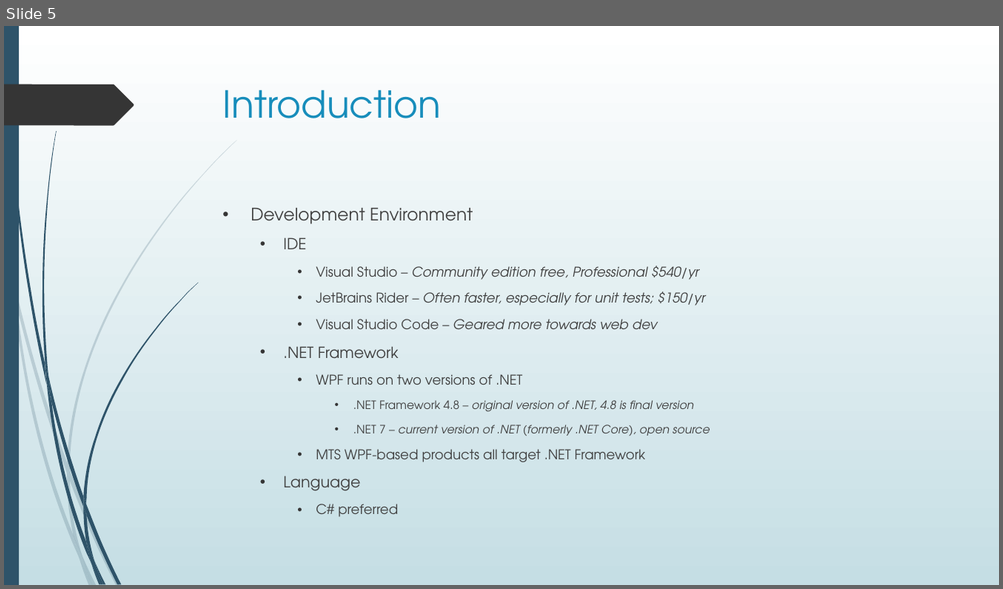
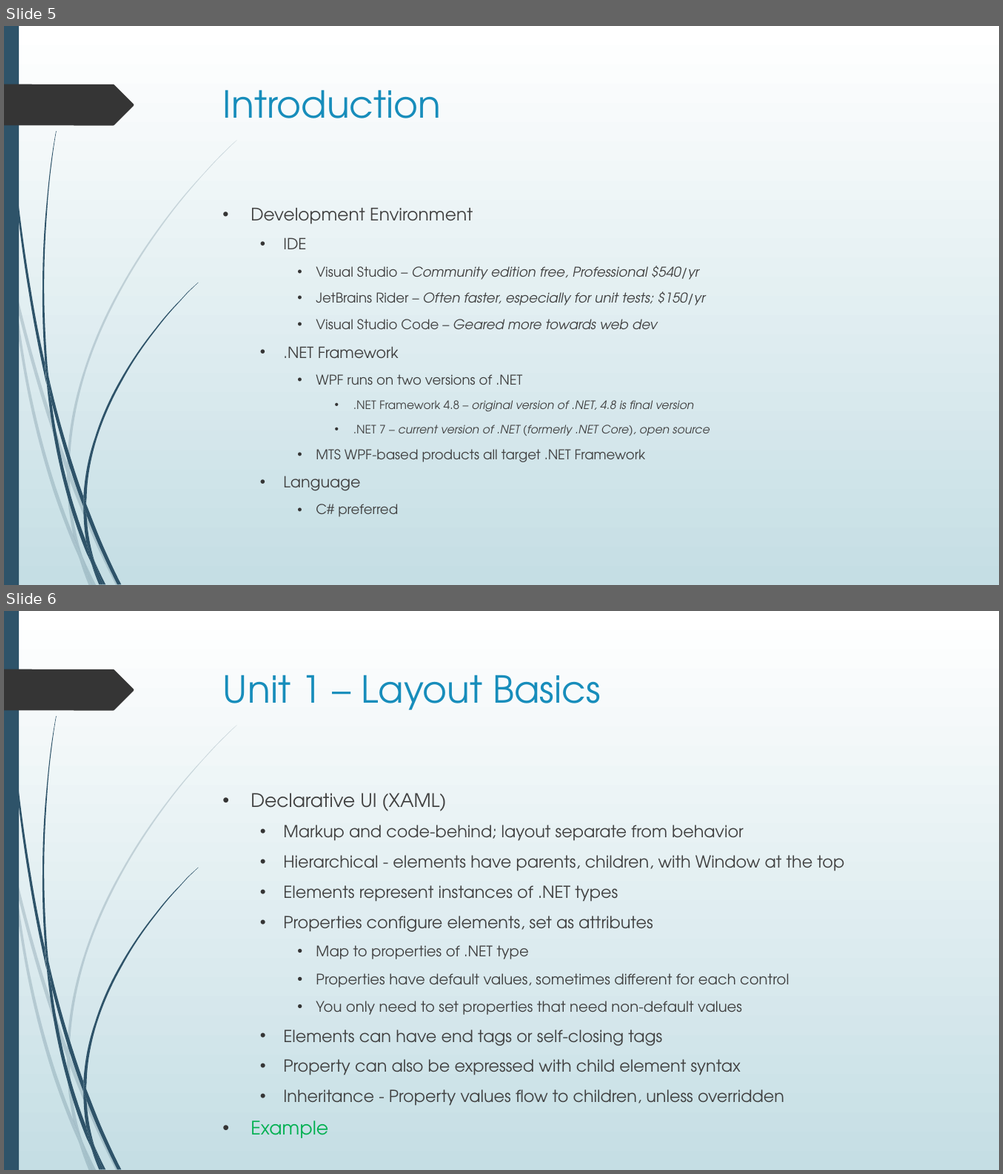
Before and after one commit to seanpsexton/wpf-workshop-solutions, a slide deck: WPF-Workshop-Sexton-Oct2023.pptx. Shown one above the other, each under a label of ours: slide 5 before the commit, slides 5 and 6 after it. The pictures are 1003x589 and 1003x1174 pixels, drawn with LibreOffice and Linux fonts; fonts in the diff are those of the drawing. Boxes give left, top, right and bottom in pixels: in the first picture for what was removed or moved away, otherwise in the second. Text is boxed around its words. In the diff, an @@ line names an element or a change of style, - is before the commit and + after.

Commit message:
PPT Unit 1

```diff
--- a/WPF-Workshop-Sexton-Oct2023.pptx
+++ b/WPF-Workshop-Sexton-Oct2023.pptx
@@ slide 6 added at box(4, 611, 999, 1170), background gradient #FFFFFF to #C5DEE5; not listed: 24 template elements that a slide beside it also shows @@
@@ title added at box(223, 675, 600, 710), 36 pt, text #178DBB @@
+Unit 1 – Layout Basics
@@ text added at box(250, 793, 844, 1139), 16 pt, text #404040 @@
+• Declarative UI (XAML)
+  • Markup and code-behind; layout separate from behavior
+  • Hierarchical - elements have parents, children, with Window at the top
+  • Elements represent instances of .NET types
+  • Properties configure elements, set as attributes
+    • Map to properties of .NET type
+    • Properties have default values, sometimes different for each control
+    • You only need to set properties that need non-default values
+  • Elements can have end tags or self-closing tags
+  • Property can also be expressed with child element syntax
+  • Inheritance - Property values flow to children, unless overridden
+• Example
```
Also in this commit, not shown: 4 other slides added.
